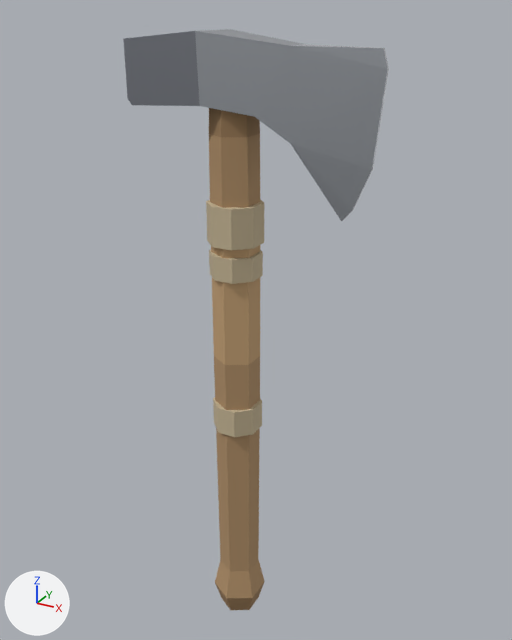
Renders of the glTF model assets/items/iron_hatchet/model.glb from each side of a commit.
Before and after are seen from a 50 mm camera at (0.447, -0.758, 0.379) aimed at (0.016, 0.026, -0.013). The lights are fixed; the arrows at lower left show +X, +Y and +Z. The picture after the commit comes second. Vertices at exactly the same position are counted once.

The older version as bpy lines, for what is in view:
```python
me_iron_hatchet = bpy.data.meshes.new('iron_hatchet')
me_iron_hatchet.from_pydata(...)  # 124 vertices, 228 faces; spans x -0.129..0.188, y -0.04..0.04, z -0.514..0.356
# faces by material slot: [180, 48]
me_iron_hatchet.materials.append(mat_wood_001)
me_iron_hatchet.materials.append(mat_iron_001)
ob_iron_hatchet = bpy.data.objects.new('iron_hatchet', me_iron_hatchet)
ob_iron_hatchet.location = (0.0, 0.0, 0.0)
```
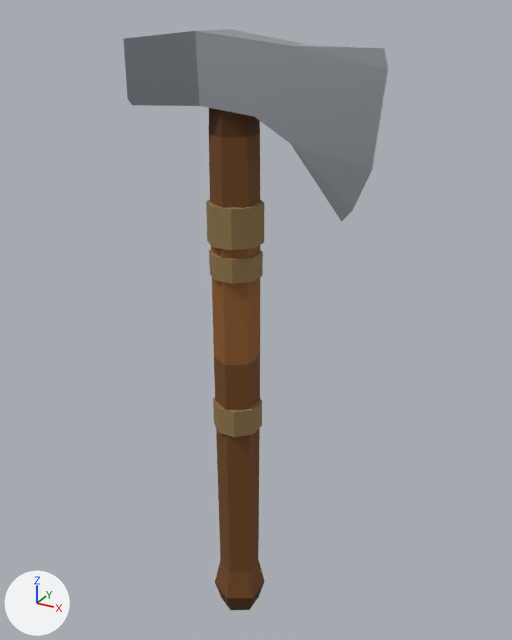
Boxes [x1, y1, x2, y2] around the edits, measured in the pictures (512 x 640 px):
part 1 of me_iron_hatchet, recoloured (darker)
    both: [209, 108, 265, 610]
part 2 of me_iron_hatchet, recoloured (beige to brown)
    both: [206, 199, 264, 437]

Patch to the scene script:
```diff
--- a/assets/items/iron_hatchet/model.glb.py
+++ b/assets/items/iron_hatchet/model.glb.py
@@ me_iron_hatchet @@
 me_iron_hatchet.from_pydata(...)  # 124 vertices, 228 faces; spans x -0.129..0.188, y -0.04..0.04, z -0.514..0.356
 # used by ob_iron_hatchet; location = (0.0, 0.0, 0.0)
+# me_iron_hatchet part 1: 84 faces centred in x -0.032..0.032, y -0.03..0.03, z -0.505..0.303 are repainted in the vertex colours; the middle colour goes from brown #b19069 to brown #71461e
+# me_iron_hatchet part 2: 96 faces centred in x -0.034..0.034, y -0.034..0.034, z -0.17..0.156 are repainted in the vertex colours; the middle colour goes from beige #c5b595 to brown #90764b
 me_iron_hatchet.materials.append(mat_wood_001)
```
